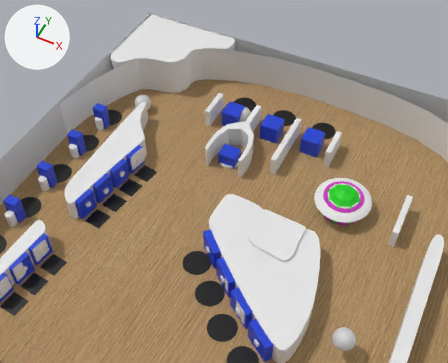
Renders of the COLLADA model output.dae from each side of a commit.
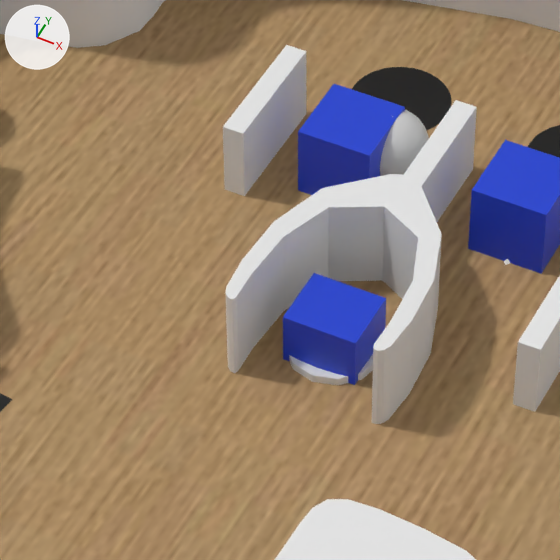
There are two pictures of each version: one from a camera (50 mm lens) standing at (8.24, -3.21, 6.86) and looking at (5.41, 2.44, -0.2), one close up on the part from 35% to 63% of the width and 23% to 57% of the height. Arrows for +X, +Y and +Z are at upper left; the lights stay in place. Where no turn or scale is listed for an object, it has been applied to the vertices.

The first close-up shows 'Cylinder', 'LIGHT_016', 'PLANE_0', 'PV_middle', 'PV_top', 'PV_top1', 'PV_top2', 'PV_top3', 'PV_top_scoop_side', 'SWITCH_006', 'SWITCH_026', 'SWITCH_027'.
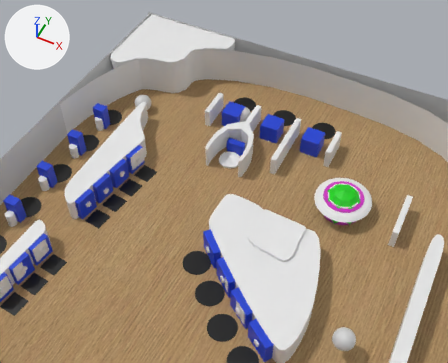
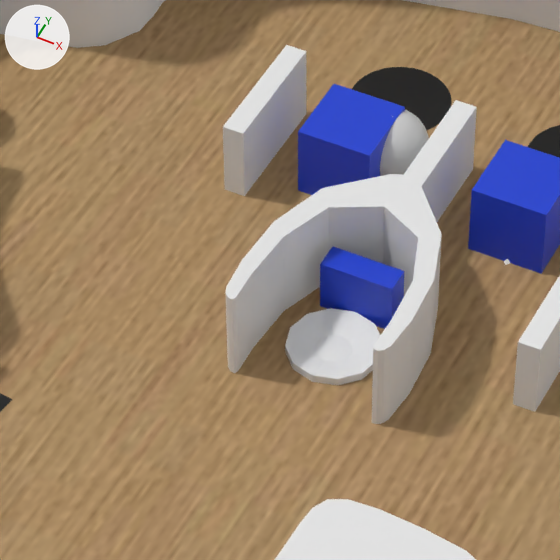
Commit message: Scoops can be reset - look at the switch state.

Changed parts and their boxes (x1, y1, x2, y2) in the close-ups (560 x 560 px):
'SWITCH_006', moved, rescaled (17% narrower, 26% shorter)
    before: (283, 273, 386, 385)
    after: (320, 246, 405, 329)
'Cylinder', unchanged, uncovered by the edit
    before: (289, 354, 373, 385)
    after: (285, 308, 380, 385)

The edits, one by one:
Object 'SWITCH_006' (ob_switch_006) moves from (5.378, 2.699, 0.085) to (5.378, 2.913, 0.085).
Object 'SWITCH_006' (ob_switch_006) is rescaled from (0.136, 0.118, 0.119) to (0.136, 0.0485, 0.119).
